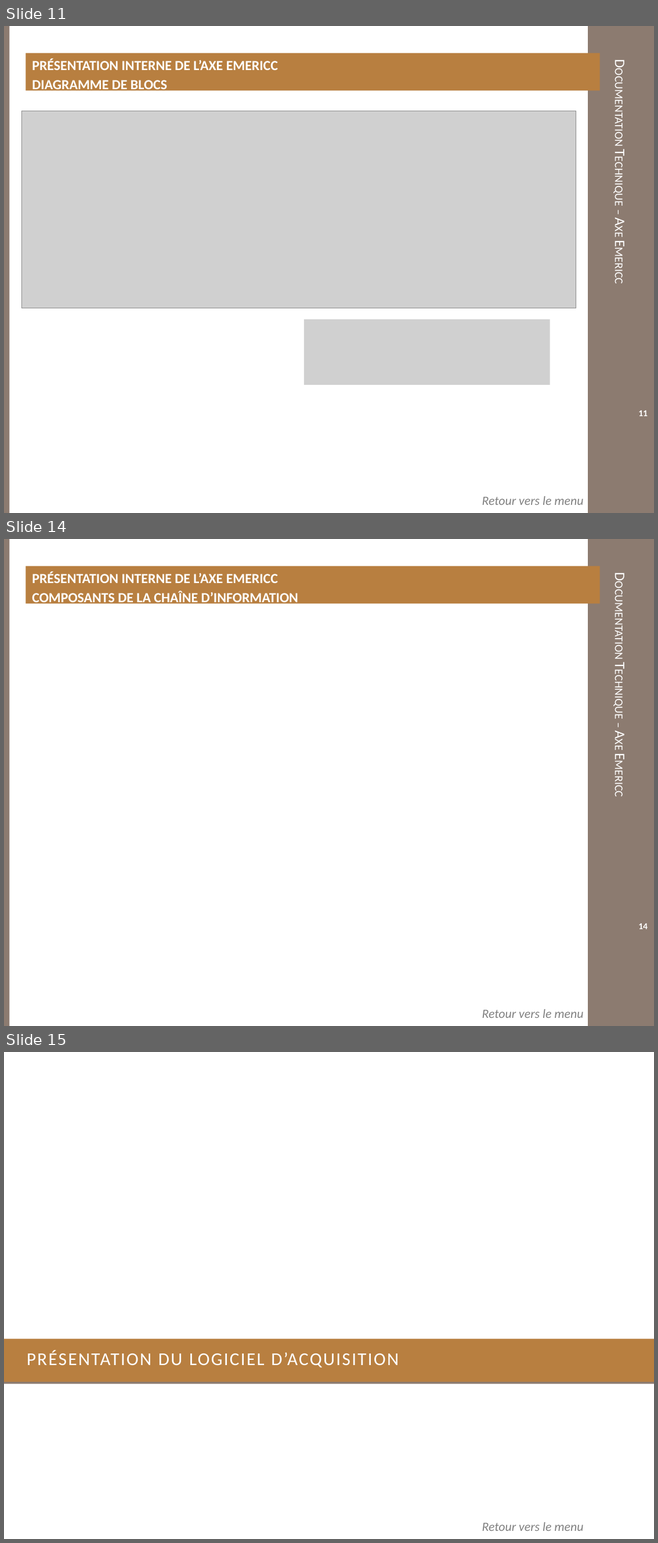
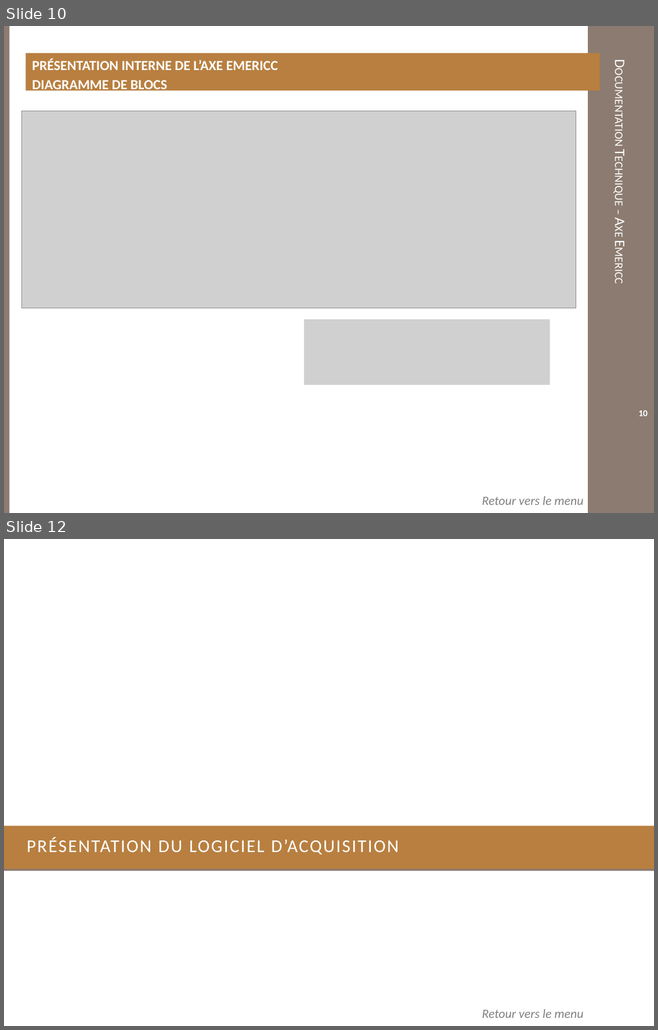
Before and after one commit to xpessoles/TP_PTSI, a slide deck: DocumentsTP/Documentation_Emericc.pptx. Shown one above the other, each under a label of ours: slides 11, 14 and 15 before the commit, slides 10 and 12 after it; the slides between them are not shown. The pictures are 658x1543 and 658x1030 pixels, drawn with LibreOffice and Linux fonts; fonts in the diff are those of the drawing; grey boxes stand for pictures; background and template pictures are left out. Boxes give left, top, right and bottom in pixels: in the first picture for what was removed or moved away, otherwise in the second. Text is boxed around its words. In the diff, an @@ line names an element or a change of style, - is before the commit and + after.

```diff
--- a/DocumentsTP/Documentation_Emericc.pptx
+++ b/DocumentsTP/Documentation_Emericc.pptx
@@ slide 14 removed at (4, 539, 654, 1026), background #FFFFFF; not listed: 3 template elements that a slide beside it also shows @@
@@ text removed at (25, 566, 599, 604) @@
-PRÉSENTATION INTERNE DE L’AXE EMERICC
-COMPOSANTS DE LA CHAÎNE D’INFORMATION
@@ page number removed at (638, 924, 647, 929) @@
-14
@@ text removed at (482, 1009, 583, 1018) @@
-Retour vers le menu
@@ what was slide 11 is now slide 10 @@
@@ page number at (638, 411, 647, 416): text changed @@
-11
+10
@@ what was slide 15 is now slide 12 @@
```
Also in this commit, not shown: 1 slide changed, 2 other slides removed, 37 other files.
